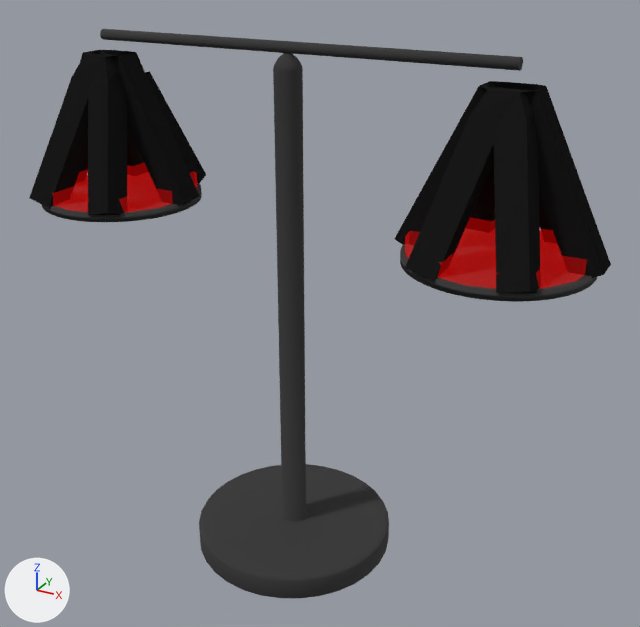
One commit to the Blender file blender_models/Machines/Scale.blend: the scene before it, then after it.
Before and after are seen from a 50 mm lens placed at (0.79, -1.324, 1.189), pointed at (0.046, 0.029, 0.512). Lighting does not change. The marker at lower left points along +X, +Y and +Z.

In view in the first picture: 'Base', 'Interaction', 'Interaction.001', 'Plate', 'Plate.001', 'Rod', 'RopesLeft', 'RopesRight'.
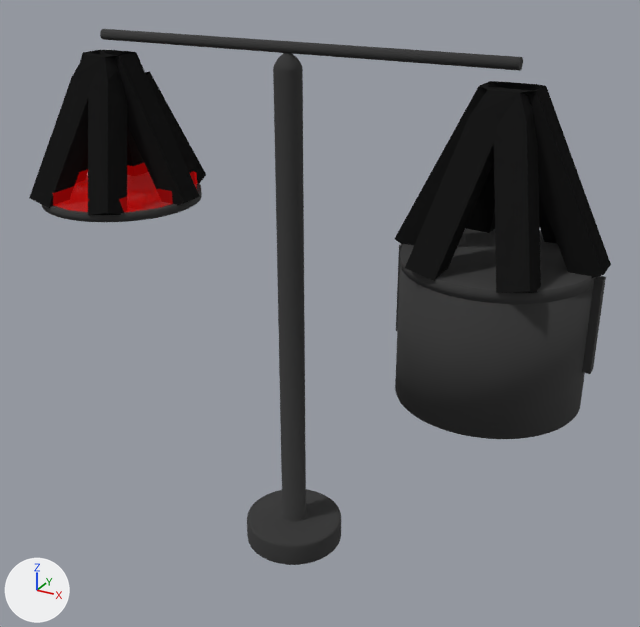
Where the newer file only moved an object's origin or applied its transform, the numbers keep the older frame.

Edits to the bpy script that builds the scene:
```text
Add mat_black:
    mat_black = principled_material('Black')
    mat_black.base_color = (0.0, 0.0, 0.0)  # black #000000
    mat_black.roughness = 1.0
    mat_black.specular_ior_level = 0.0
Change me_cylinder:
    used by ob_base; location = (0.0, 0.0, 0.0); scale = (1.0, 1.0, 0.519)
    remove me_cylinder.from_pydata(...)  # 792 vertices, 753 faces; spans x -0.2..0.2, y -0.2..0.2, z 0.0..1.91
    add me_cylinder.from_pydata(...)  # 792 vertices, 753 faces; spans x -0.1..0.1, y -0.1..0.1, z 0.0..1.91
    me_cylinder part 1: 256 of the vertices in x -0.2..0.2, y -0.2..0.2, z 0.0..0.1 are scaled about their middle by (0.5, 0.5, 1)
Change me_cylinder_002:
    where me_cylinder_002.from_pydata(...)  # 128 vertices, 66 faces; spans x -0.393..0.393, y -0.393..0.393, z -3.825..-3.625
    used by ob_plate; parent = ob_ropesleft; location = (-0.39, 0.0, 0.59); scale = (0.4, 0.4, 0.08)
    me_cylinder_002 part 2: the whole mesh is scaled about the mesh origin by (0.4, 0.4, 0.08)
Add me_cylinder_006:
    me_cylinder_006.from_pydata(...)  # 256 vertices, 194 faces; spans x -0.157..0.157, y -0.157..0.157, z -0.52..-0.29
    # faces by material slot: [129, 65]
    me_cylinder_006.materials.append(mat_metal)  # black #363636
    me_cylinder_006.materials.append(mat_black)  # black #000000
Add me_cylinder_005:
    me_cylinder_005.from_pydata(...)  # 144 vertices, 78 faces; spans x -0.17..0.17, y -0.157..0.157, z -0.46..-0.29
    me_cylinder_005.materials.append(mat_metal)  # black #363636
Change ob_plate_001:
    remove ob_plate_001.parent = ob_ropesright
    remove ob_plate_001.matrix_parent_inverse = Matrix(((10.0, 0.0, 0.0, 3.9), (0.0, 0.0, 10.0, -6.0), (0.0, -10.0, 0.0, 0.0), (0.0, 0.0, 0.0, 1.0)))
    ob_plate_001.scale: (0.4, 0.4, 0.08) -> (1.0, 1.0, 1.0)
    ob_plate_001: bpy.data.objects.new('Plate.001', me_cylinder_002) -> bpy.data.objects.new('Plate.001', me_cylinder_006)
    ob_plate_001.location: (-0.39, 0.0, 0.59) -> (0.39, 0.0, 0.97)
Change ob_interaction:
    ob_interaction.matrix_parent_inverse: Matrix(((2.5, 0.0, 0.0, 0.975), (0.0, 2.5, 0.0, 0.0), (0.0, 0.0, 12.5, -7.375), (0.0, 0.0, 0.0, 1.0))) -> Matrix(((1.0, 0.0, 0.0, 0.39), (0.0, 1.0, 0.0, 0.0), (0.0, 0.0, 1.0, -0.99), (0.0, 0.0, 0.0, 1.0)))
Remove ob_interaction_001:
    ob_interaction_001 = bpy.data.objects.new('Interaction.001', me_cylinder_003)
    ob_interaction_001.parent = ob_plate_001
    ob_interaction_001.matrix_parent_inverse = Matrix(((2.5, 0.0, 0.0, -0.975), (0.0, 2.5, 0.0, 0.0), (0.0, 0.0, 12.5, -7.375), (0.0, 0.0, 0.0, 1.0)))
    ob_interaction_001.location = (0.39, 0.0, 0.3)
    ob_interaction_001.scale = (0.375, 0.379, 0.124)
Add ob_plate_002:
    ob_plate_002 = bpy.data.objects.new('Plate.002', me_cylinder_005)
    ob_plate_002.parent = ob_ropesright
    ob_plate_002.matrix_parent_inverse = Matrix(((10.0, 0.0, 0.0, 3.9), (0.0, 0.0, 10.0, -6.0), (0.0, -10.0, 0.0, 0.0), (0.0, 0.0, 0.0, 1.0)))
    ob_plate_002.location = (-0.39, 0.0, 0.59)
```

Location of each change, [x1, y1, x2, y2] in pixels of the pictures (640 x 627 px; the box of a moved part takes in the faces that stretch with it):
'Base', reshaped (50% narrower, 6% shorter): before [199, 53, 389, 598]; after [247, 53, 341, 565]
'Plate.001', reshaped, moved, rescaled: before [400, 244, 597, 302]; after [395, 267, 593, 439]
'Plate.002', added (black): after [396, 228, 606, 374]
'Interaction.001', deleted: before [405, 217, 587, 289]
'Interaction', moved: [52, 163, 197, 212] in both
part 1 of me_cylinder, moved or reshaped: before [199, 464, 389, 598]; after [247, 489, 341, 565]
part 2 of me_cylinder_002, moved or reshaped: before [48, 183, 597, 302]; after [48, 183, 200, 220]
